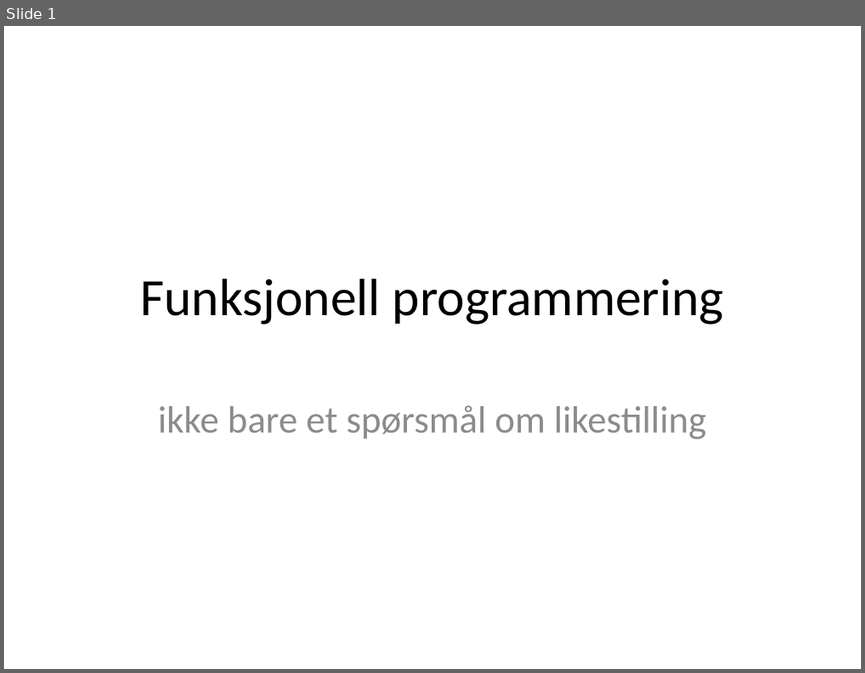
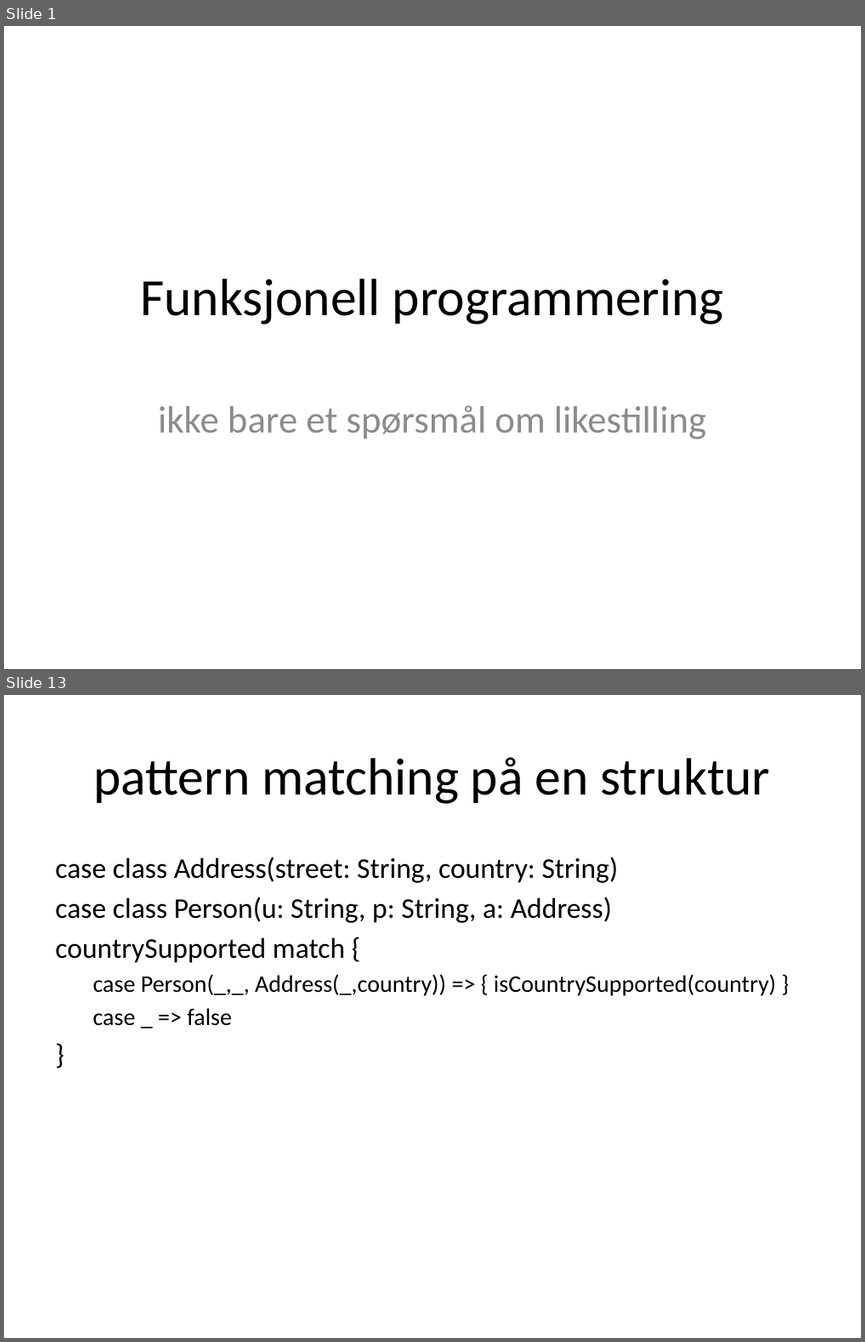
Before and after one commit to janeriksvendsen/functionalprogramming0, a slide deck: presentation/FunctionalProgramming0.pptx. Shown one above the other, each under a label of ours: slide 1 before the commit, slides 1 and 13 after it; the slides between them are not shown. The pictures are 865x673 and 865x1342 pixels, drawn with LibreOffice and Linux fonts; fonts in the diff are those of the drawing. Boxes give left, top, right and bottom in pixels: in the first picture for what was removed or moved away, otherwise in the second. Text is boxed around its words. In the diff, an @@ line names an element or a change of style, - is before the commit and + after.

```diff
--- a/presentation/FunctionalProgramming0.pptx
+++ b/presentation/FunctionalProgramming0.pptx
@@ slide 13 added at (x1=4, y1=695, x2=861, y2=1338), background #FFFFFF @@
@@ title added at (x1=93, y1=757, x2=771, y2=804), 44 pt, text #000000 @@
+pattern matching på en struktur
@@ text added at (x1=55, y1=857, x2=776, y2=1026), 24 pt, text #000000 @@
+case class Address(street: String, country: String)
+case class Person(u: String, p: String, a: Address)
+countrySupported match {
+  case Person(_,_, Address(_,country)) => { isCountrySupported(country) }
+  case _ => false
+}
```
Also in this commit, not shown: 3 slides changed, 10 other slides added, 3 slides removed, 1 other file.
